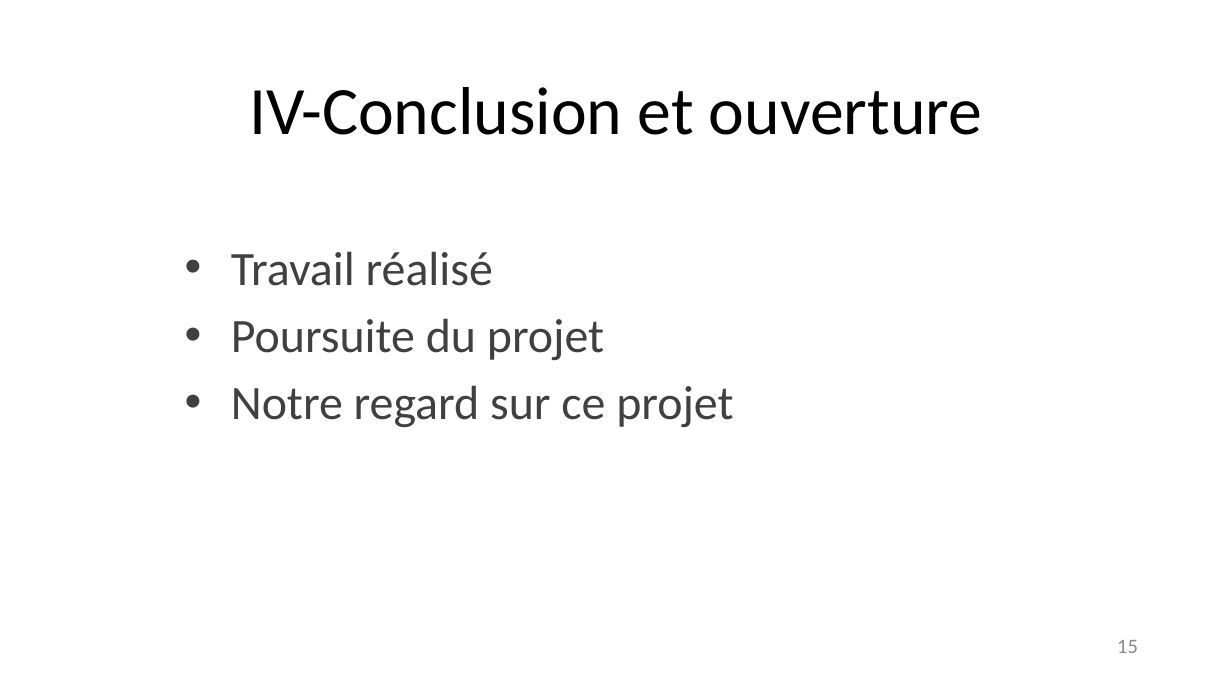
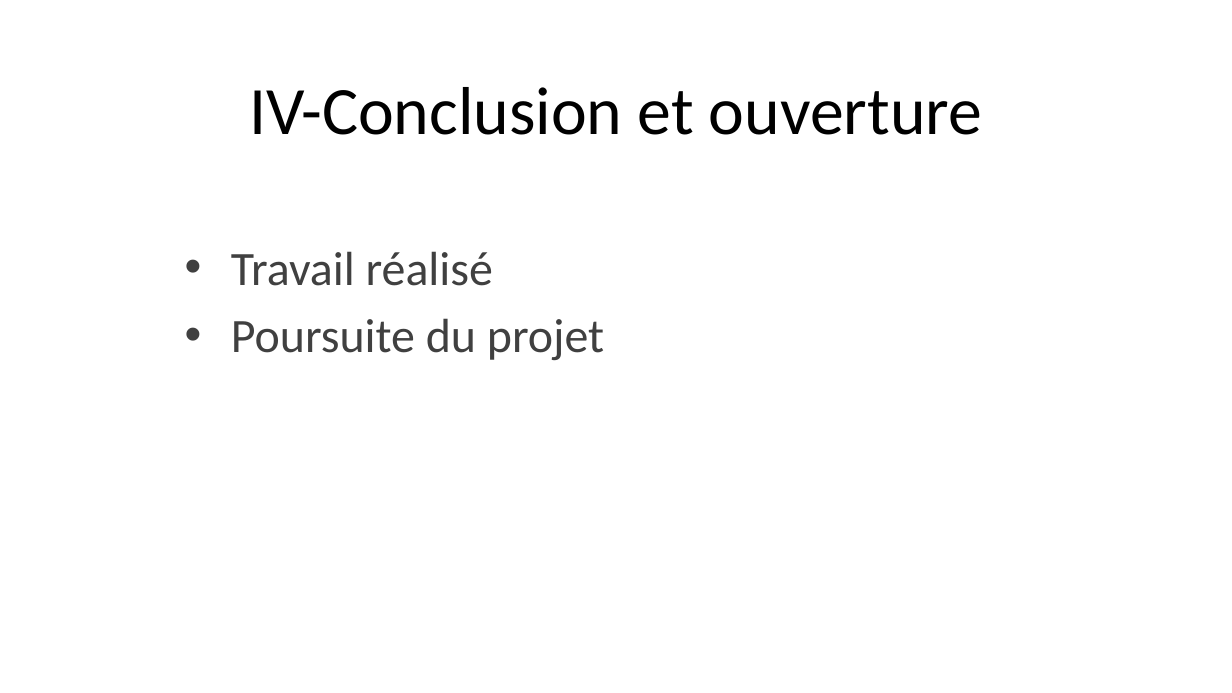
Before and after one commit to doriancoste/conflicts_resolution, a slide deck: slide 16 of presentation.pptx. Drawn at 1232x693 pixels with LibreOffice and Linux fonts; fonts in the diff are those of the drawing; background and template pictures are left out. Boxes give left, top, right and bottom in pixels: in the first picture for what was removed or moved away, otherwise in the second. Text is boxed around its words. In the diff, an @@ line names an element or a change of style, - is before the commit and + after.

```diff
--- a/presentation.pptx
+++ b/presentation.pptx
@@ text at (231, 385, 733, 428): paragraph removed @@
-• Notre regard sur ce projet
@@ page number removed at (1117, 640, 1138, 653) @@
-15
```
Also in this commit, not shown: 2 other slides changed.
